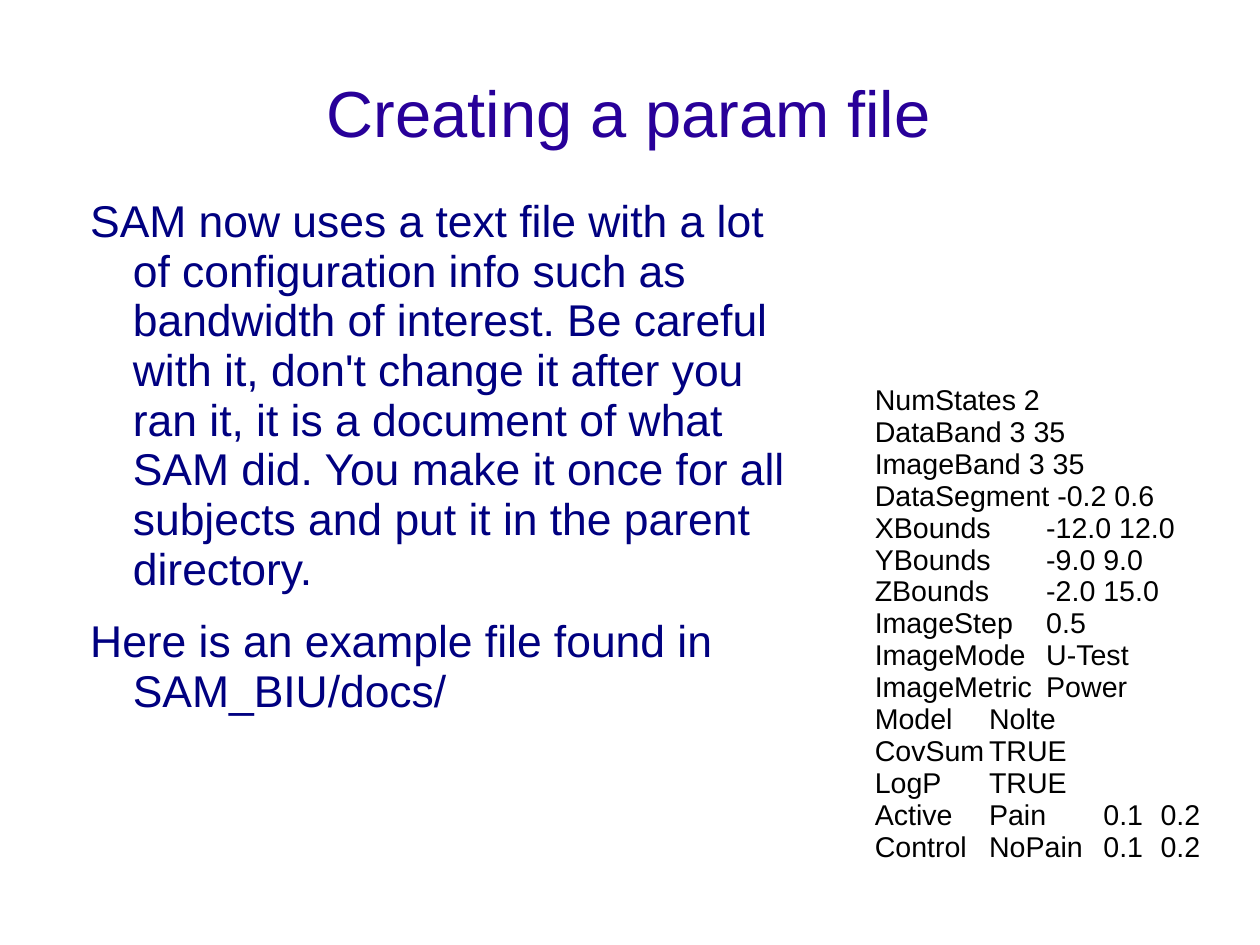
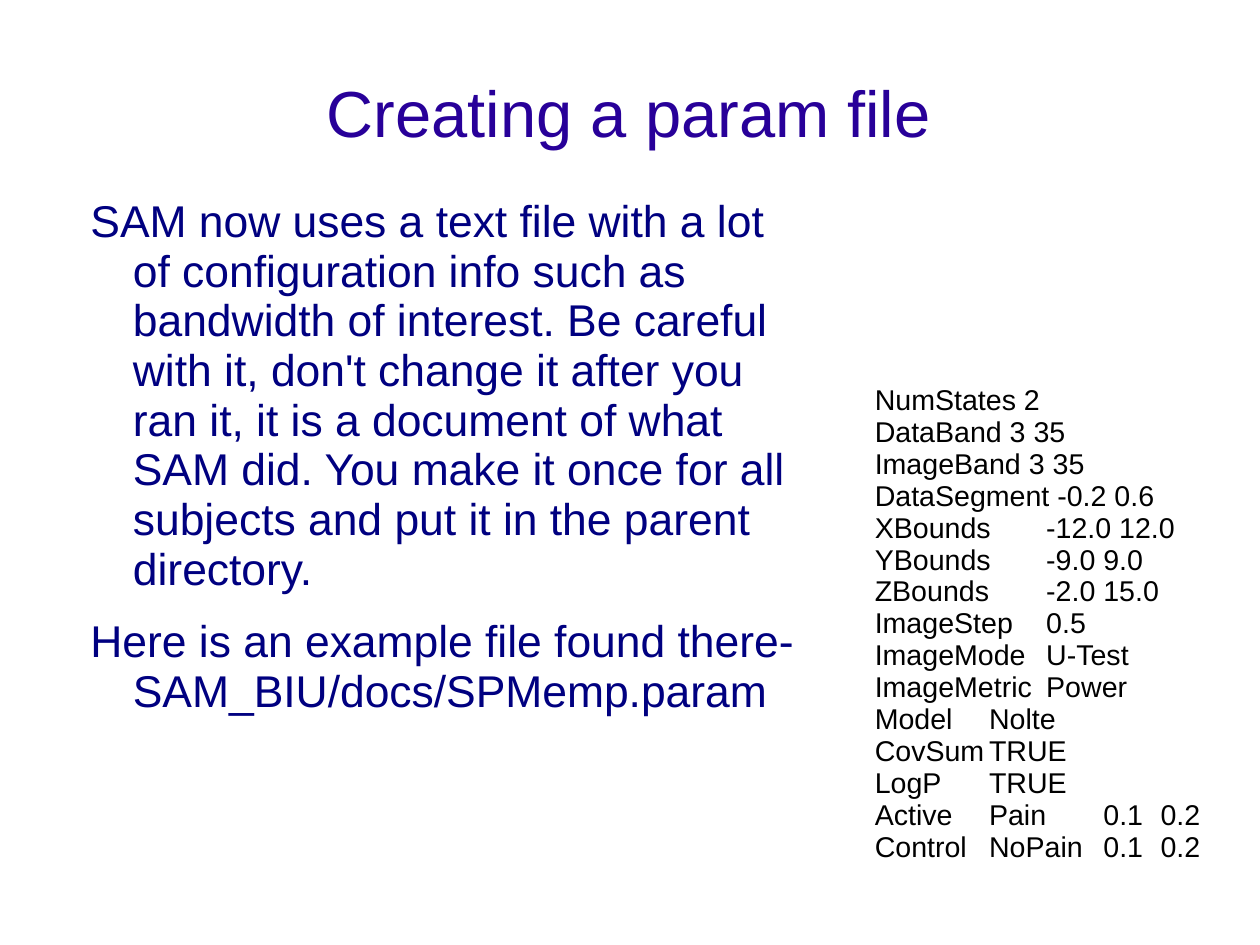
Before and after one commit to yuval-harpaz/SAM_BIU, a slide deck: slide 19 of docs/SAMtutorial.ppt (slide 17 before the commit). Drawn at 1260x945 pixels with LibreOffice and Linux fonts; fonts in the diff are those of the drawing; background and template pictures are left out. Boxes give left, top, right and bottom in pixels: in the first picture for what was removed or moved away, otherwise in the second. Text is boxed around its words. In the diff, an @@ line names an element or a change of style, - is before the commit and + after.

```diff
--- a/docs/SAMtutorial.ppt
+++ b/docs/SAMtutorial.ppt
@@ text at bbox=[90, 624, 794, 716]: text changed @@
-Here is an example file found in SAM_BIU/docs/
+Here is an example file found there- SAM_BIU/docs/SPMemp.param
```
Also in this commit, not shown: 5 other slides changed, 2 slides added, 2 other files.
